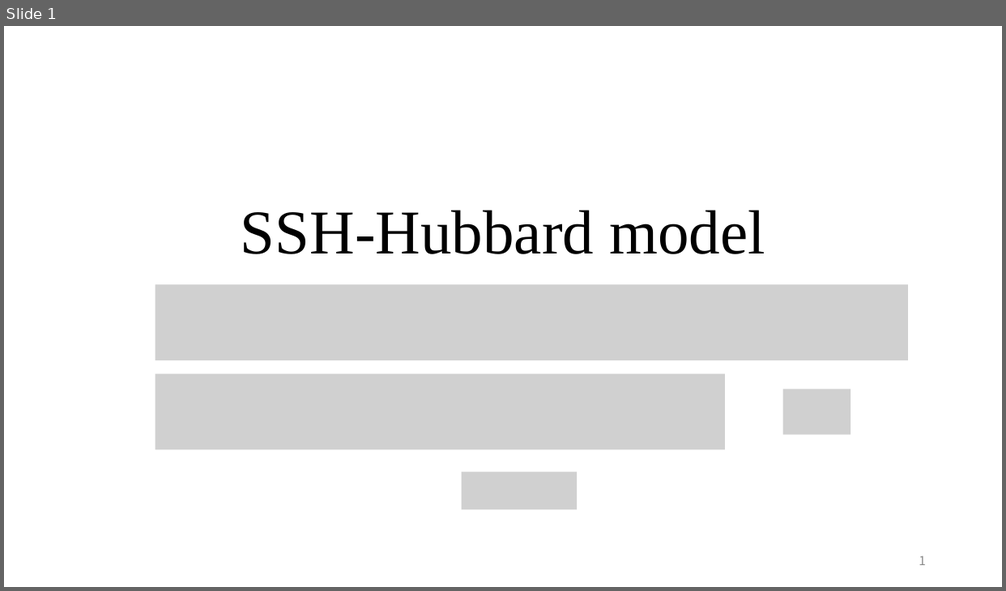
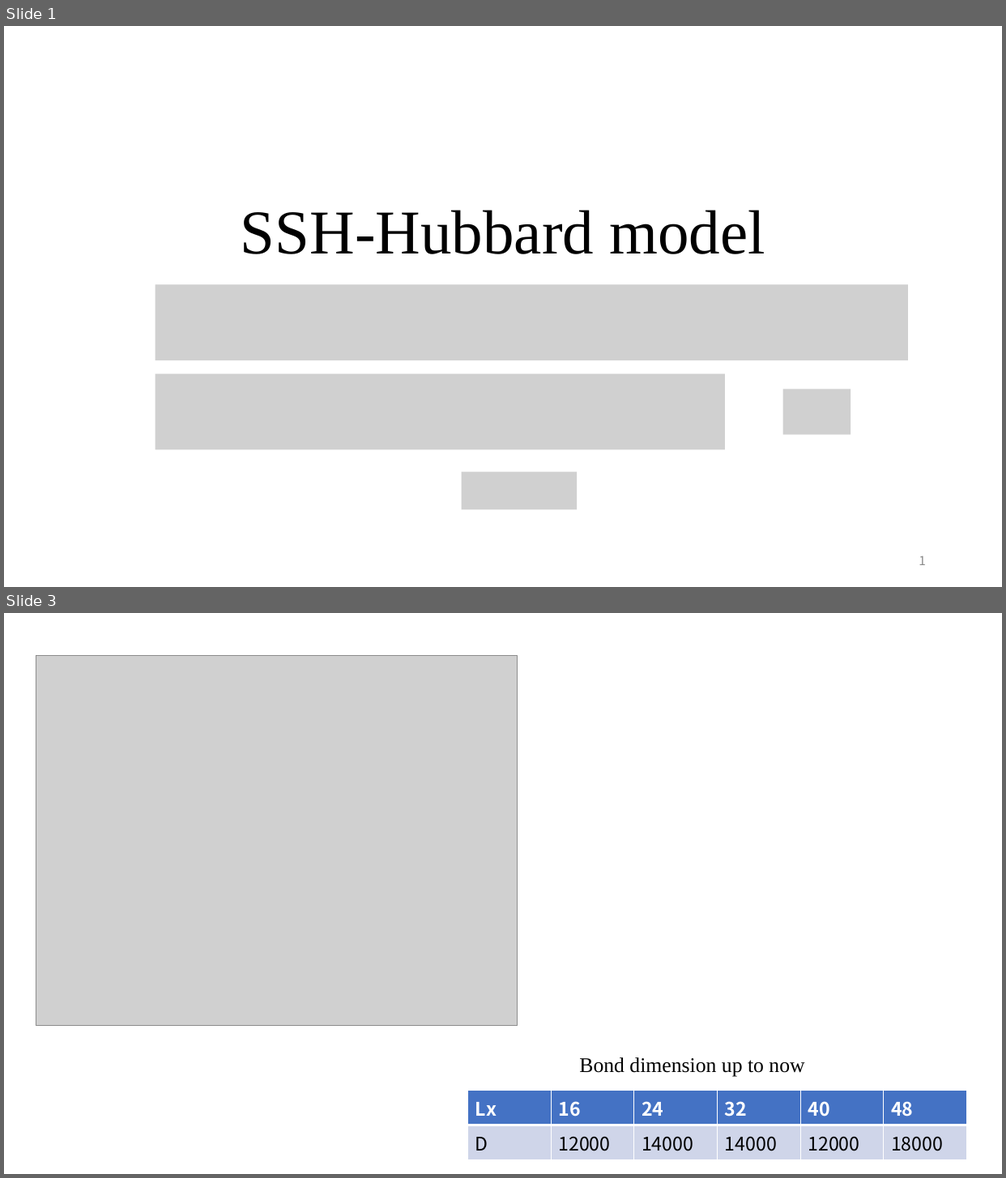
Before and after one commit to QuantumLiquids/SSH-Hubbard, a slide deck: note/SSH-Hubbard-Note6.pptx. Shown one above the other, each under a label of ours: slide 1 before the commit, slides 1 and 3 after it; the slides between them are not shown. The pictures are 1006x591 and 1006x1178 pixels, drawn with LibreOffice and Linux fonts; fonts in the diff are those of the drawing; grey boxes stand for pictures. Boxes give left, top, right and bottom in pixels: in the first picture for what was removed or moved away, otherwise in the second. Text is boxed around its words. In the diff, an @@ line names an element or a change of style, - is before the commit and + after.

```diff
--- a/note/SSH-Hubbard-Note6.pptx
+++ b/note/SSH-Hubbard-Note6.pptx
@@ slide 3 added at (4, 613, 1002, 1174), background #FFFFFF @@
@@ picture added at (36, 656, 517, 1025) @@
@@ title added at (579, 1058, 804, 1076), 20 pt, text #000000 @@
+Bond dimension up to now
@@ table added at (468, 1091, 967, 1155), 2 rows, 6 columns @@
+Lx | 16 | 24 | 32 | 40 | 48
+D | 12000 | 14000 | 14000 | 12000 | 18000
```
Also in this commit, not shown: 1 other slide added, 2 slides removed, 11 other files.
